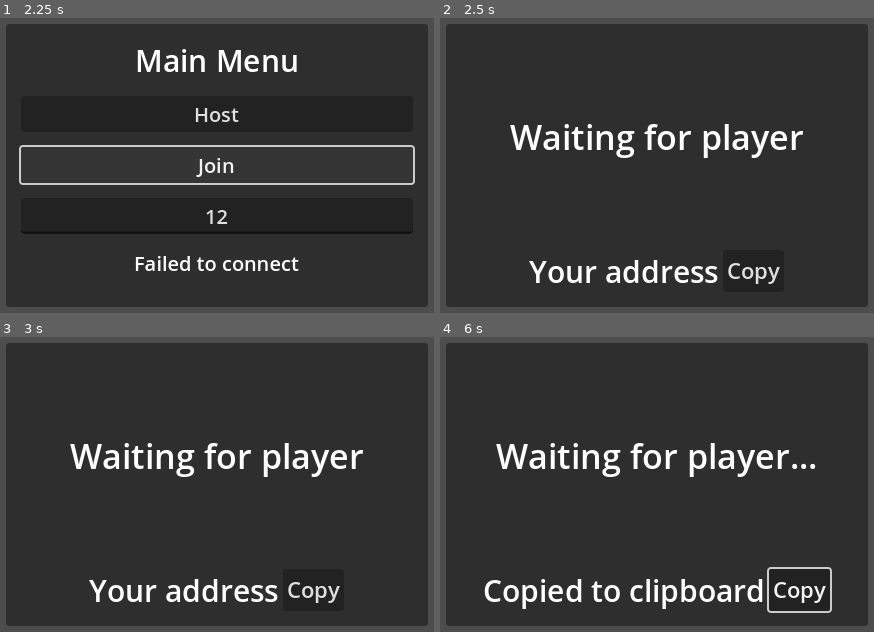
Above: before the commit, frames 1-4 (two rows, left to right).
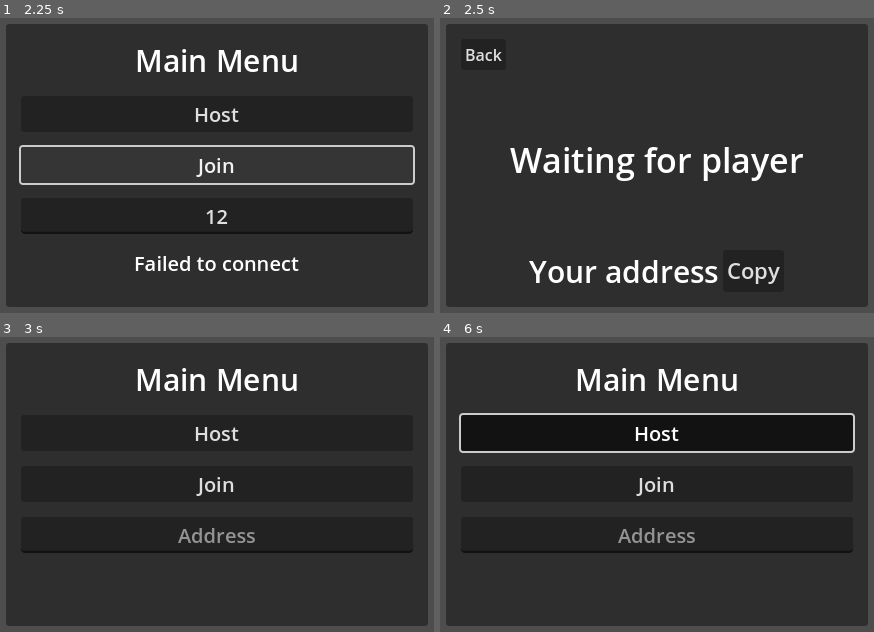
Above: after the commit, the same moments.

Repository: alonn201/Pentago
Game: Godot game, scene res://Scenes/control.tscn
Two runs of this game, one before a commit and one after it. Both use one fixed random seed, a clock stepped at 60 frames per second and the inputs below.
Inputs (mouse positions are in pixels of both pictures, inside the frame that each line leads up to):
- Up to frame 1 (2.25 s): click (217, 215) at 0.52 s; type "12" at 0.6 s; click "Host" at 1.25 s; click "Join" at 2 s
- Up to frame 2 (2.5 s): no input
- Up to frame 3 (3 s): click (43, 372) at 2.75 s, where only the run after the commit has a clickable "Back"
- Up to frame 4 (6 s): click (752, 590) at 3.5 s, where only the run before the commit has a clickable "Copy"; click (800, 590) at 4.25 s, where only the run before the commit has a clickable "Copy"; click (661, 590) at 5 s, where only the run before the commit has a clickable "Copy"; tap Enter at 5.75 s; move the mouse to (834, 443) at 5.77 s; click (834, 443) at 5.92 s

Frame 1 is identical in both runs. In frame 2, 4.9% of the frame differs, in the area x 5-84%, y 10-56%; in frame 3, 6.6%; in frame 4, 19%, in the area x 4-96%, y 10-94%.

Commit message:
added back button

Diff:
--- a/Scenes/pentago.tscn
+++ b/Scenes/pentago.tscn
@@ -39,6 +39,7 @@
 layout_mode = 2
 size_flags_horizontal = 4
 size_flags_vertical = 6
+theme_override_font_sizes/font_size = 20
 uppercase = true
 
 [node name="Restart" type="Button" parent="CanvasLayer/PanelContainer/MarginContainer/VBoxContainer"]
--- a/Scenes/waiting_screen.tscn
+++ b/Scenes/waiting_screen.tscn
@@ -34,6 +34,13 @@
 layout_mode = 2
 theme_override_constants/separation = 15
 
+[node name="HBoxContainer2" type="HBoxContainer" parent="PanelContainer/MarginContainer/VBoxContainer"]
+layout_mode = 2
+
+[node name="BackButton" type="Button" parent="PanelContainer/MarginContainer/VBoxContainer/HBoxContainer2"]
+layout_mode = 2
+text = "Back"
+
 [node name="Label" type="Label" parent="PanelContainer/MarginContainer/VBoxContainer"]
 layout_mode = 2
 size_flags_vertical = 6
@@ -58,4 +65,6 @@
 theme_override_font_sizes/font_size = 22
 text = "Copy"
 
+[connection signal="pressed" from="PanelContainer/MarginContainer/VBoxContainer/HBoxContainer2/BackButton" to="." method="_on_back_button_pressed"]
+[connection signal="pressed" from="PanelContainer/MarginContainer/VBoxContainer/HBoxContainer2/BackButton" to="." method="_on_back_pressed"]
 [connection signal="pressed" from="PanelContainer/MarginContainer/VBoxContainer/HBoxContainer/CopyAddress" to="." method="_on_copy_address_pressed"]
--- a/Scripts/network.gd
+++ b/Scripts/network.gd
@@ -11,6 +11,7 @@
 var upnp_thread: Thread
 
 func start_server(port: int = PORT) -> bool:
+	enet_peer = ENetMultiplayerPeer.new()
 	var res := enet_peer.create_server(port)
 	if res != OK:
 		emit_signal("connection_failed", "create_server failed: %s" % res)
@@ -77,6 +78,13 @@
 		return                                # safety: only host decides
 	rpc_change_scene_to_game()
 
+func close() -> void:
+	if enet_peer:
+		enet_peer.close()
+		enet_peer = null
+	if upnp_thread and upnp_thread.is_alive():
+		upnp_thread.wait_to_finish()
+
 @rpc("any_peer", "call_local", "reliable")
 func rpc_change_scene_to_game() -> void:
 	start_game.emit()
--- a/Scripts/waiting_screen.gd
+++ b/Scripts/waiting_screen.gd
@@ -42,3 +42,7 @@
 
 func _on_start_game() -> void:
 	get_tree().change_scene_to_file("res://Scenes/pentago.tscn")
+
+func _on_back_button_pressed() -> void:
+	get_tree().change_scene_to_file("res://Scenes/control.tscn")
+	Network.close()
